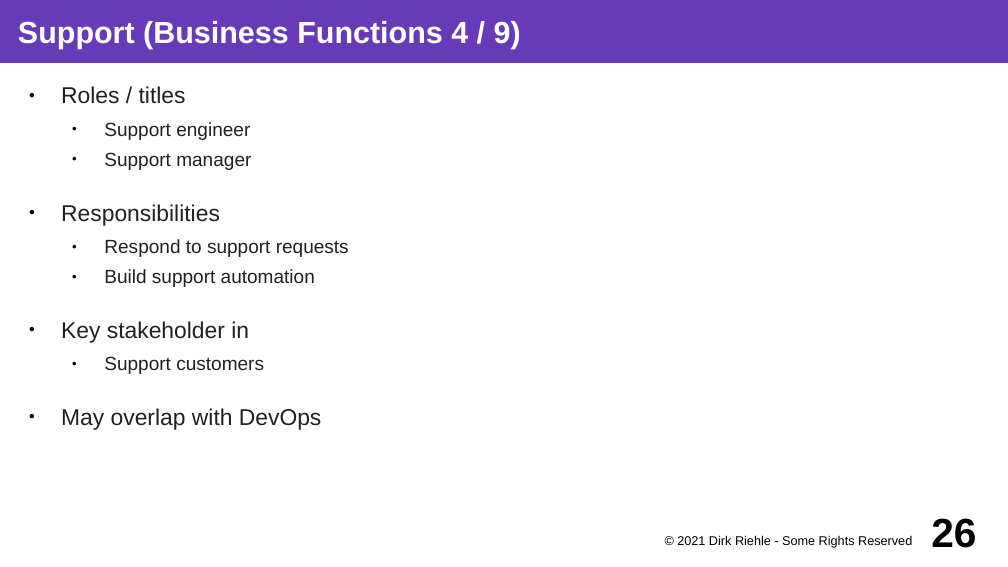
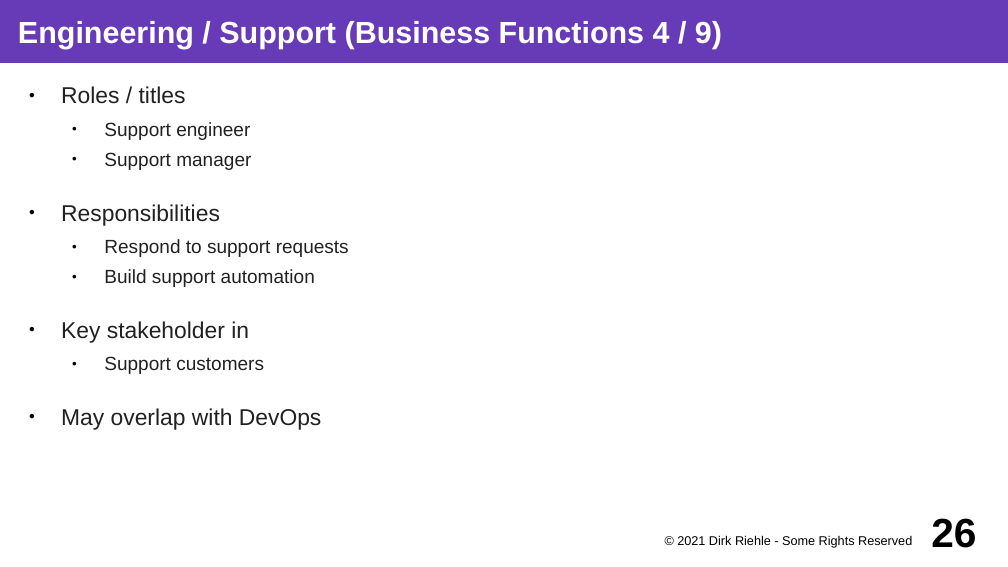
Before and after one commit to dirkriehle/coss-course, a slide deck: slide 26 of Lecture slides/COSS B03 - Software Vendors.odp. Drawn at 1008x567 pixels with LibreOffice and Linux fonts; fonts in the diff are those of the drawing. Boxes give left, top, right and bottom in pixels: in the first picture for what was removed or moved away, otherwise in the second. Text is boxed around its words. In the diff, an @@ line names an element or a change of style, - is before the commit and + after.

```diff
--- a/Lecture slides/COSS B03 - Software Vendors.odp
+++ b/Lecture slides/COSS B03 - Software Vendors.odp
@@ title at <box>18,21,722,49</box>: text changed @@
-Support (Business Functions 4 / 9)
+Engineering / Support (Business Functions 4 / 9)
```
Also in this commit, not shown: 3 other slides changed, 6 other files.
